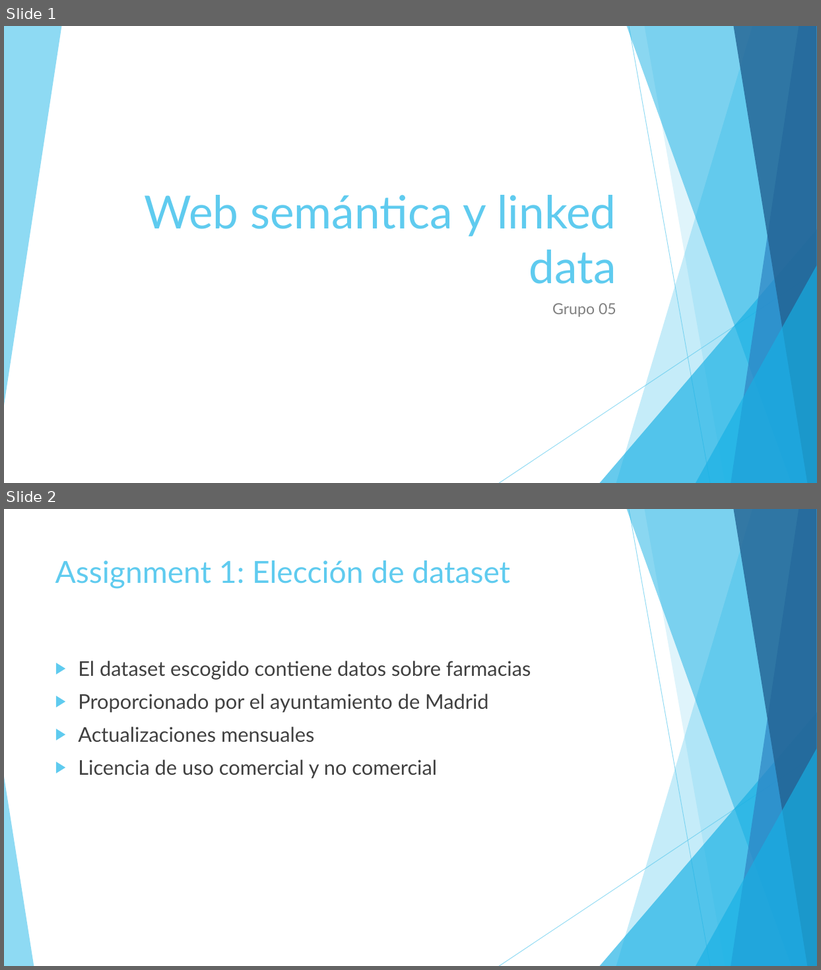
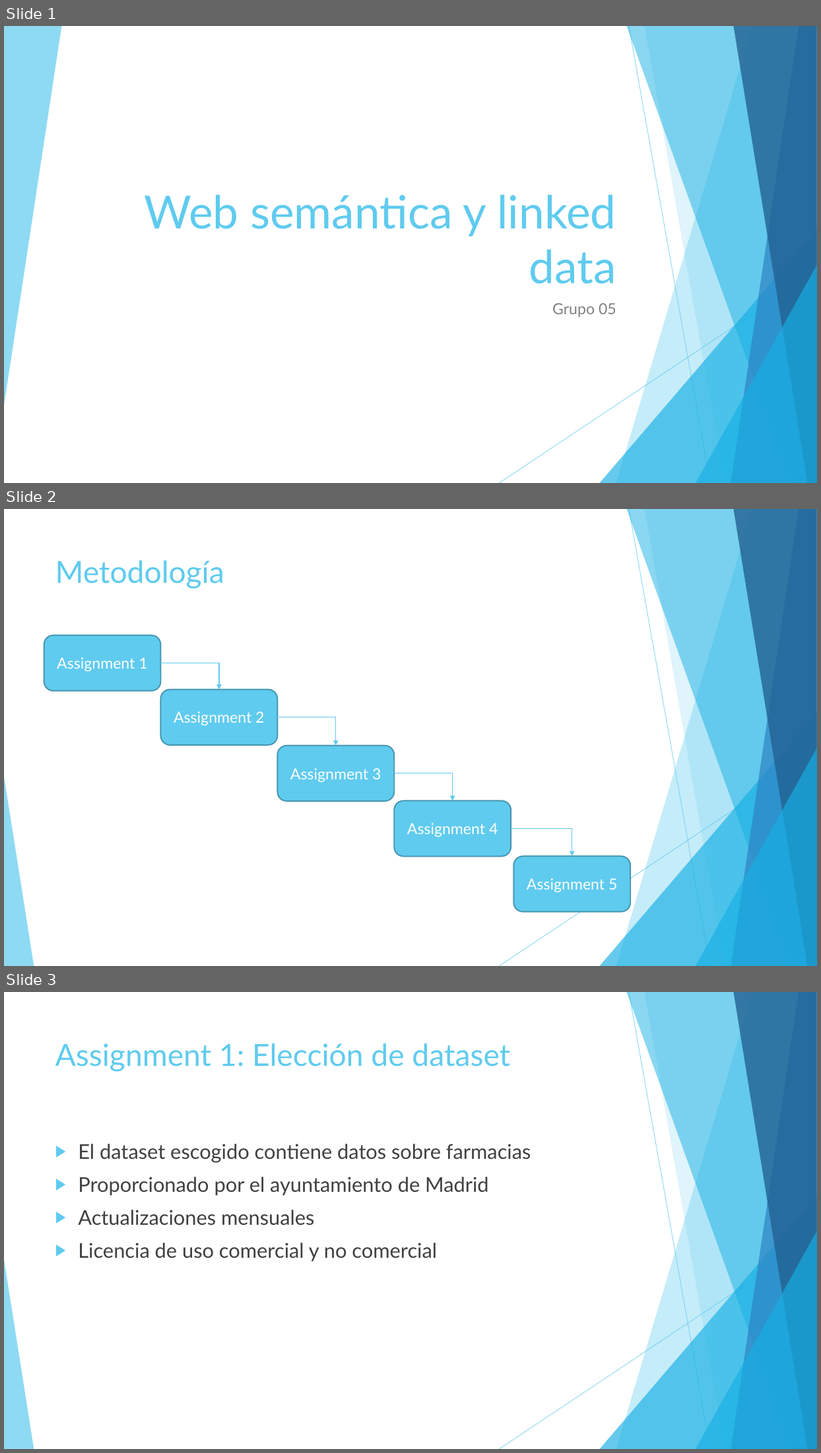
Before and after one commit to FacultadInformatica-LinkedData/Curso2017-2018, a slide deck: HandsOn/Group05/Web semántica G05.pptx. Shown one above the other, each under a label of ours: slides 1 and 2 before the commit, slides 1, 2 and 3 after it. The pictures are 821x970 and 821x1453 pixels, drawn with LibreOffice and Linux fonts; fonts in the diff are those of the drawing. Boxes give left, top, right and bottom in pixels: in the first picture for what was removed or moved away, otherwise in the second. Text is boxed around its words. In the diff, an @@ line names an element or a change of style, - is before the commit and + after.

Commit message:
fix 2

```diff
--- a/HandsOn/Group05/Web semántica G05.pptx
+++ b/HandsOn/Group05/Web semántica G05.pptx
@@ slide 2 added at (4,509,817,966), background #FFFFFF; not listed: 10 template elements that a slide beside it also shows @@
@@ title added at (55,560,224,589), 36 pt, text #5FCBEF @@
+Metodología
@@ rounded rectangle added at (44,635,161,691), fill #5FCBEF, outline #4696B1 1.5 pt, 18 pt, text #FFFFFF @@
+Assignment 1
@@ elbow arrow added from (161, 663) to (219, 690), #5FCBEF 1 pt @@
@@ rounded rectangle added at (161,690,277,745), fill #5FCBEF, outline #4696B1 1.5 pt, 18 pt, text #FFFFFF @@
+Assignment 2
@@ elbow arrow added from (277, 718) to (336, 746), #5FCBEF 1 pt @@
@@ rounded rectangle added at (277,746,394,801), fill #5FCBEF, outline #4696B1 1.5 pt, 18 pt, text #FFFFFF @@
+Assignment 3
@@ elbow arrow added from (395, 774) to (453, 801), #5FCBEF 1 pt @@
@@ rounded rectangle added at (395,801,511,857), fill #5FCBEF, outline #4696B1 1.5 pt, 18 pt, text #FFFFFF @@
+Assignment 4
@@ elbow arrow added from (511, 828) to (572, 857), #5FCBEF 1 pt @@
@@ rounded rectangle added at (514,857,630,912), fill #5FCBEF, outline #4696B1 1.5 pt, 18 pt, text #FFFFFF @@
+Assignment 5
@@ what was slide 2 is now slide 3 @@
```
